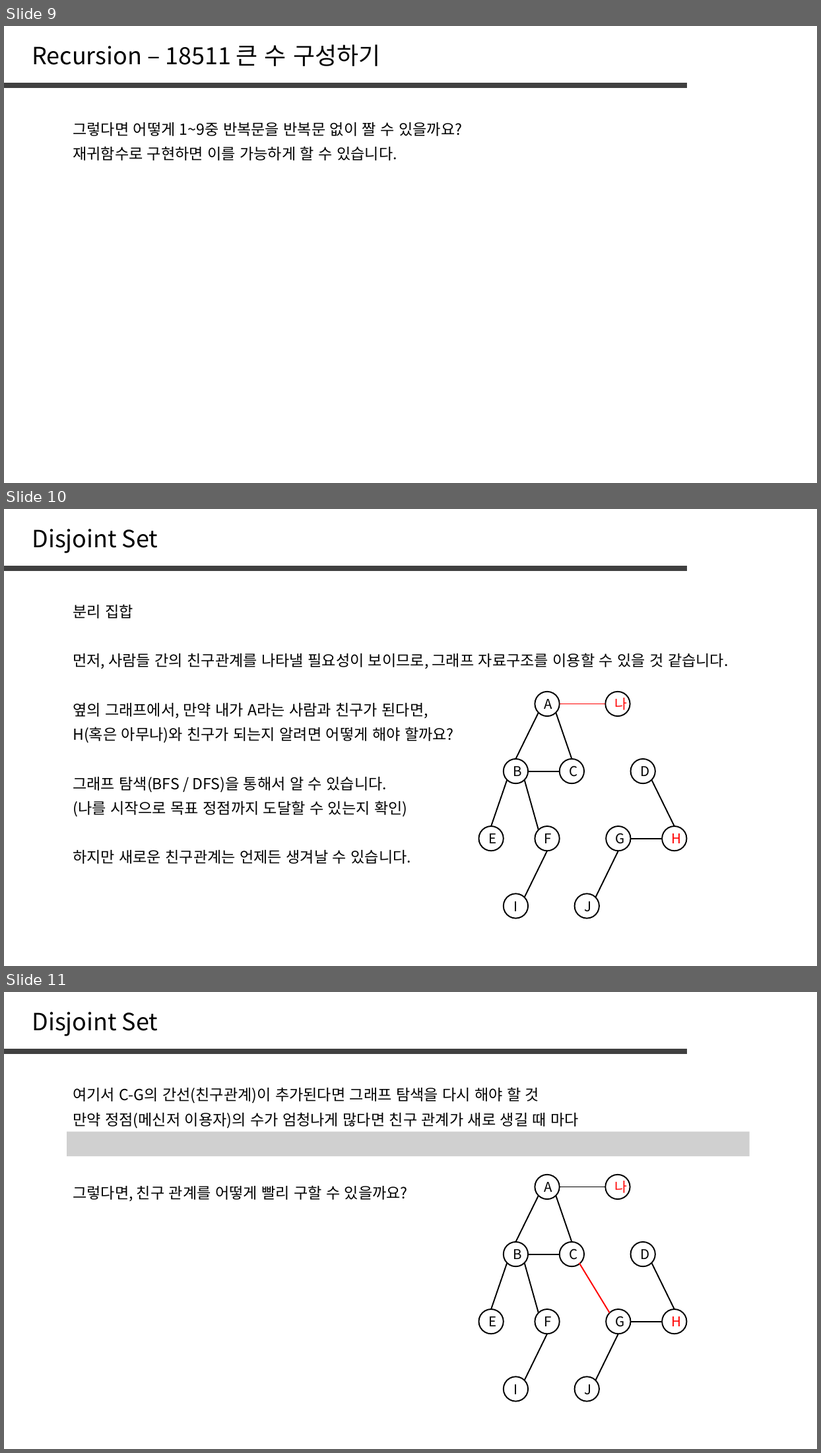
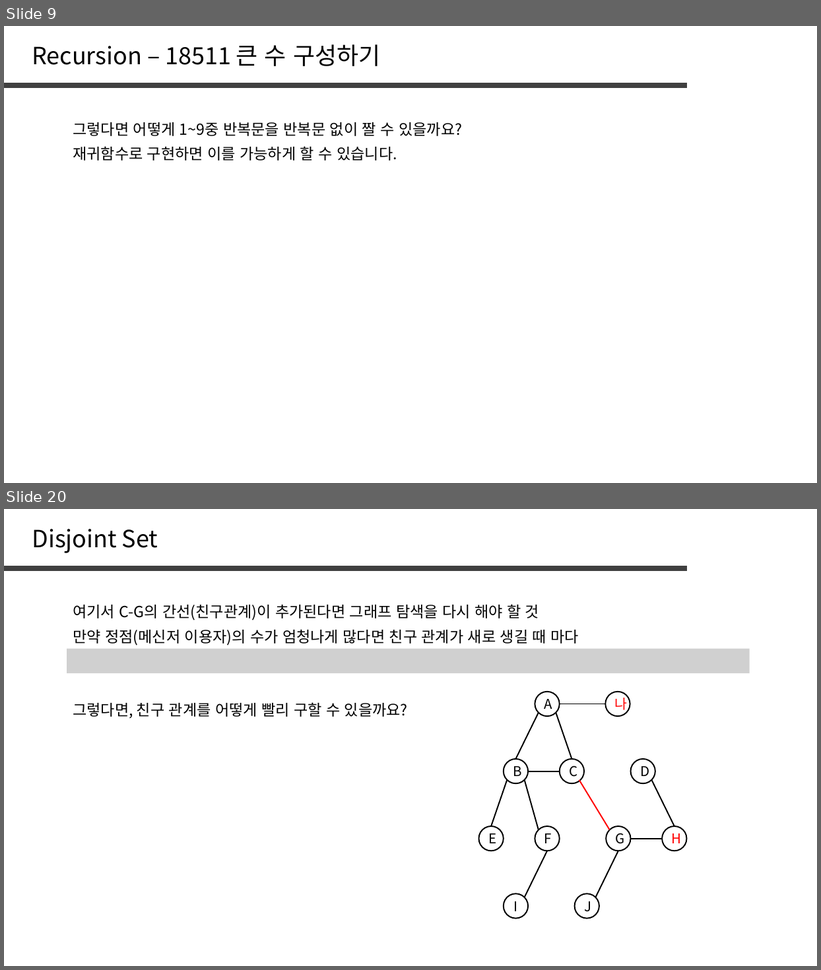
Before and after one commit to jaehoo1/PS-study, a slide deck: study/11_Recursion, Backtracking.pptx. Shown one above the other, each under a label of ours: slides 9, 10 and 11 before the commit, slides 9 and 20 after it; the slides between them are not shown. The pictures are 821x1453 and 821x970 pixels, drawn with LibreOffice and Linux fonts; fonts in the diff are those of the drawing; grey boxes stand for pictures. Boxes give left, top, right and bottom in pixels: in the first picture for what was removed or moved away, otherwise in the second. Text is boxed around its words. In the diff, an @@ line names an element or a change of style, - is before the commit and + after.

```diff
--- a/study/11_Recursion, Backtracking.pptx
+++ b/study/11_Recursion, Backtracking.pptx
@@ slide 10 removed at (4,509,817,966), background #FFFFFF @@
@@ text removed at (32,529,158,553) @@
-Disjoint Set
@@ line removed from (4, 568) to (687, 568) @@
@@ text removed at (73,604,133,619) @@
-분리 집합
@@ text removed at (73,653,728,669) @@
-먼저, 사람들 간의 친구관계를 나타낼 필요성이 보이므로, 그래프 자료구조를 이용할 수 있을 것 같습니다.
@@ text removed at (73,703,428,718) @@
-옆의 그래프에서, 만약 내가 A라는 사람과 친구가 된다면,
@@ ellipse removed at (535,692,560,716) @@
-A
@@ line removed from (560, 704) to (605, 704) @@
@@ ellipse removed at (605,692,630,716) @@
-나
@@ line removed from (516, 759) to (539, 713) @@
@@ line removed from (572, 759) to (556, 713) @@
@@ text removed at (73,727,454,743) @@
-H(혹은 아무나)와 친구가 되는지 알려면 어떻게 해야 할까요?
@@ ellipse removed at (504,759,528,784) @@
-B
@@ ellipse removed at (560,759,584,784) @@
-C
@@ ellipse removed at (631,759,655,784) @@
-D
@@ text removed at (73,777,387,793) @@
-그래프 탐색(BFS / DFS)을 통해서 알 수 있습니다.
@@ line removed from (491, 827) to (507, 780) @@
@@ line removed from (539, 830) to (525, 780) @@
@@ line removed from (528, 771) to (560, 771) @@
@@ line removed from (652, 780) to (675, 827) @@
@@ text removed at (73,801,407,817) @@
-(나를 시작으로 목표 정점까지 도달할 수 있는지 확인)
@@ ellipse removed at (479,827,504,851) @@
-E
@@ ellipse removed at (535,827,560,851) @@
-F
@@ ellipse removed at (606,827,630,851) @@
-G
@@ line removed from (631, 839) to (662, 839) @@
@@ ellipse removed at (662,827,686,851) @@
-H
@@ text removed at (73,850,411,864) @@
-하지만 새로운 친구관계는 언제든 생겨날 수 있습니다.
@@ line removed from (525, 898) to (547, 851) @@
@@ line removed from (596, 898) to (618, 851) @@
@@ ellipse removed at (504,894,528,918) @@
-I
@@ ellipse removed at (575,894,599,918) @@
-J
@@ what was slide 11 is now slide 20 @@
```
Also in this commit, not shown: 10 slides added.
